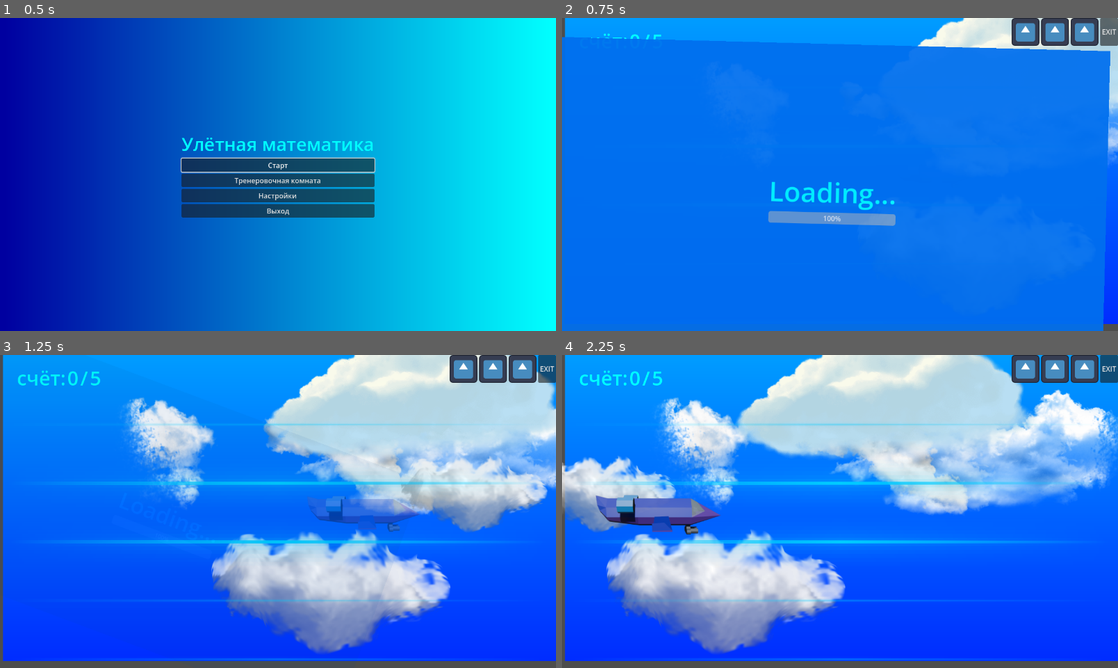
Above: before the commit, frames 1-4 (two rows, left to right).
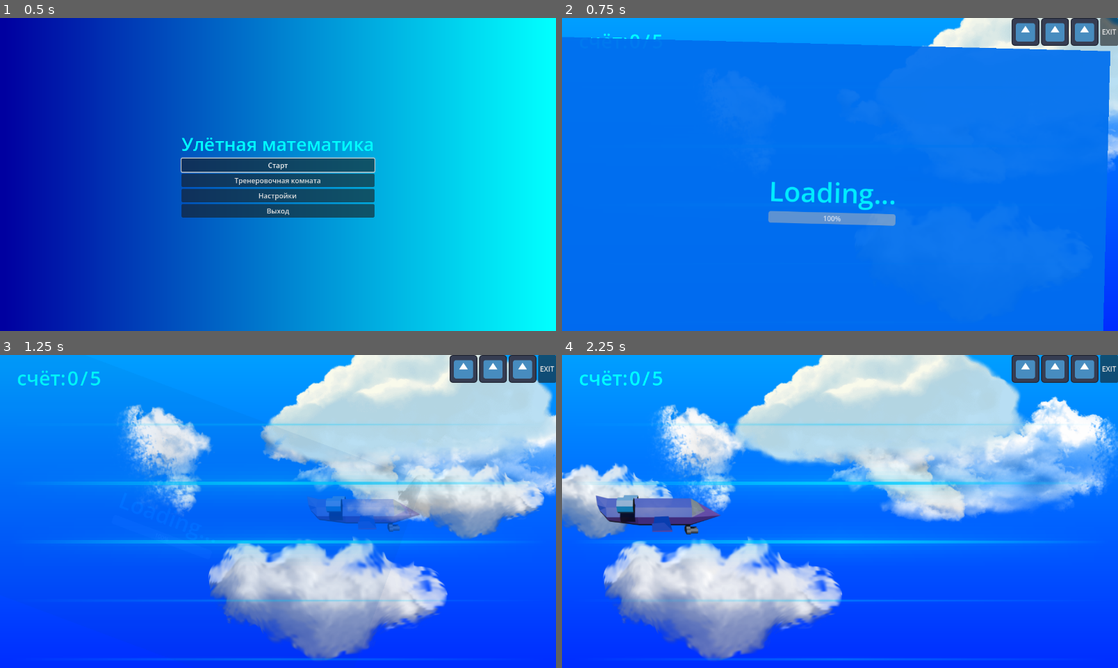
Above: after the commit, the same moments.

Repository: GGamezebo/quizmatik
Game: Godot game, scene res://main.tscn
The game is run twice, just before and just after one commit, with the same random seed, the same clock (stepped at 60 frames per second) and the same inputs. The engine's default icon, where the game draws it, is replaced by a stand-in: a white triangle on a blue panel in a dark square.
Inputs:
- Up to frame 1 (0.5 s): no input
- Up to frame 2 (0.75 s): click "Старт" at 0.5 s
- Up to frame 3 (1.25 s): no input
- Up to frame 4 (2.25 s): tap Enter at 1.25 s; hold Right 1.28-2.03 s; tap Space (shoot) at 1.35 s; hold Down (ui_down) from 2.03 s (still down); tap Tab at 2.1 s

Frame 1 is identical in both runs. In frame 2, 0.7% of the frame differs, in the area x 0-100%, y 0-100%; in frame 3, 18%; in frame 4, 22%.

Commit message:
background position fix

Diff:
--- a/src/contexts/game_context/game_context.tscn
+++ b/src/contexts/game_context/game_context.tscn
@@ -97,7 +97,6 @@
 main_events = ExtResource("8_xkl2s")
 
 [node name="Background" parent="HUD" unique_id=1217069396 instance=ExtResource("2_lu6cl")]
-position = Vector2(7, -16)
 
 [node name="Score" type="HBoxContainer" parent="HUD" unique_id=63369239 node_paths=PackedStringArray("player", "gameConfig", "score", "maxScore")]
 offset_right = 272.0
@@ -152,7 +151,7 @@
 anchor_right = 0.5
 offset_left = -20.0
 offset_right = 20.0
-offset_bottom = 23.0
+offset_bottom = 126.0
 grow_horizontal = 2
 label_settings = SubResource("LabelSettings_dg77c")
 script = ExtResource("14_wlohk")
@@ -162,7 +161,7 @@
 anchors_preset = 1
 anchor_left = 1.0
 anchor_right = 1.0
-offset_left = -40.0
+offset_left = -45.0
 offset_bottom = 40.0
 grow_horizontal = 0
 
